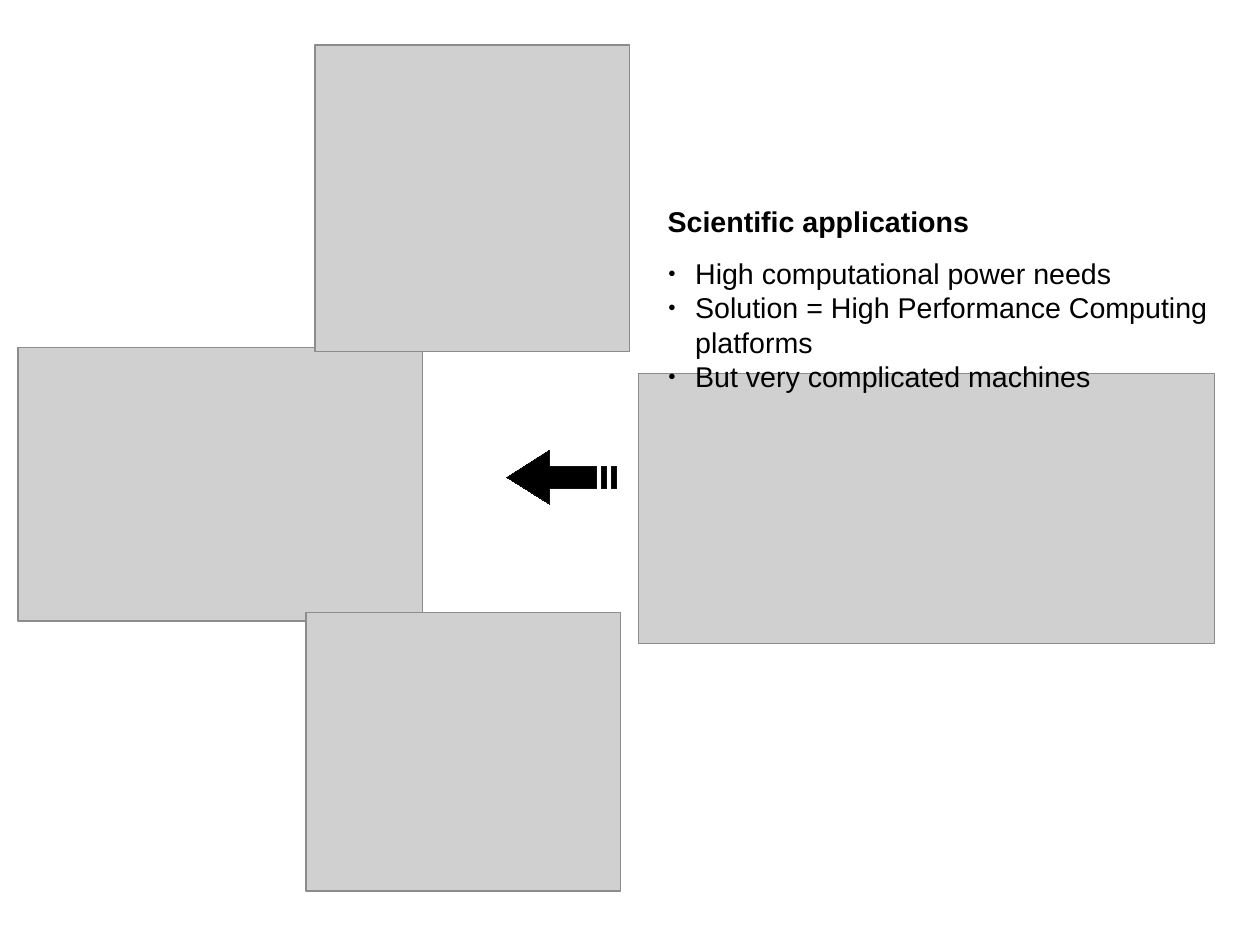
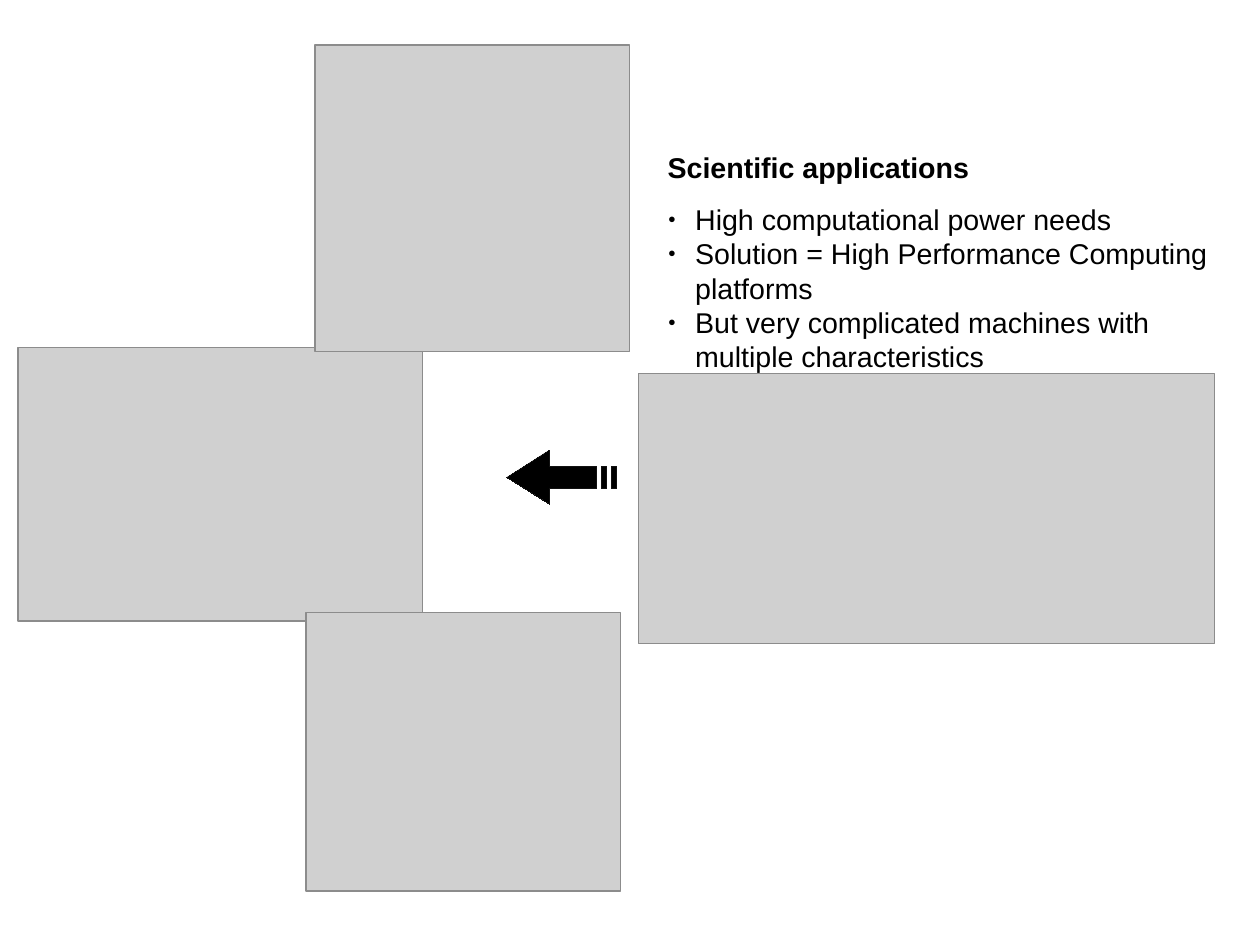
Before and after one commit to swhatelse/M2_internship, a slide deck: slide 1 of org/Presentations/defense/model/HPC1.odp. Drawn at 1260x945 pixels with LibreOffice and Linux fonts; fonts in the diff are those of the drawing; grey boxes stand for pictures. Boxes give left, top, right and bottom in pixels: in the first picture for what was removed or moved away, otherwise in the second. Text is boxed around its words. In the diff, an @@ line names an element or a change of style, - is before the commit and + after.

```diff
--- a/org/Presentations/defense/model/HPC1.odp
+++ b/org/Presentations/defense/model/HPC1.odp
@@ text "Scientific applications": place and size @@
-text "Scientific applications" at box(668, 211, 969, 237)
+text "Scientific applications" at box(668, 157, 969, 183)
@@ text "High computational power needs": place and size @@
-text "High computational power needs" at box(695, 263, 1207, 392)
+text "High computational power needs" at box(695, 209, 1207, 373)
@@ text at box(695, 312, 1149, 373): text changed @@
-● But very complicated machines
+● But very complicated machines with multiple characteristics
```
Also in this commit, not shown: 10 other files.
